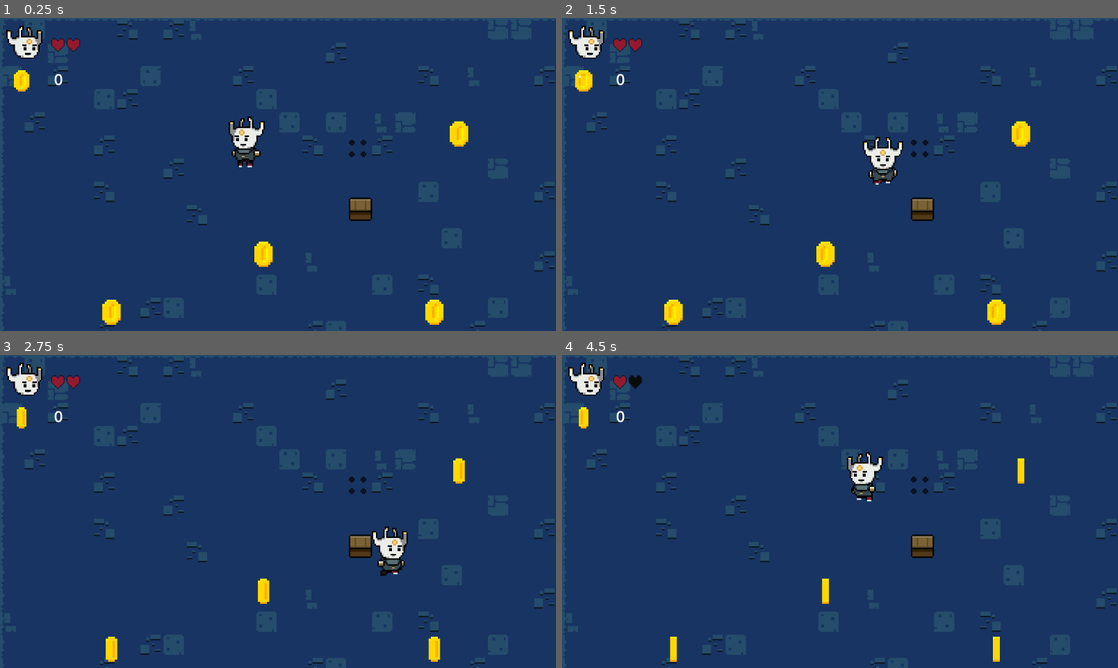
Above: before the commit, frames 1-4 (two rows, left to right).
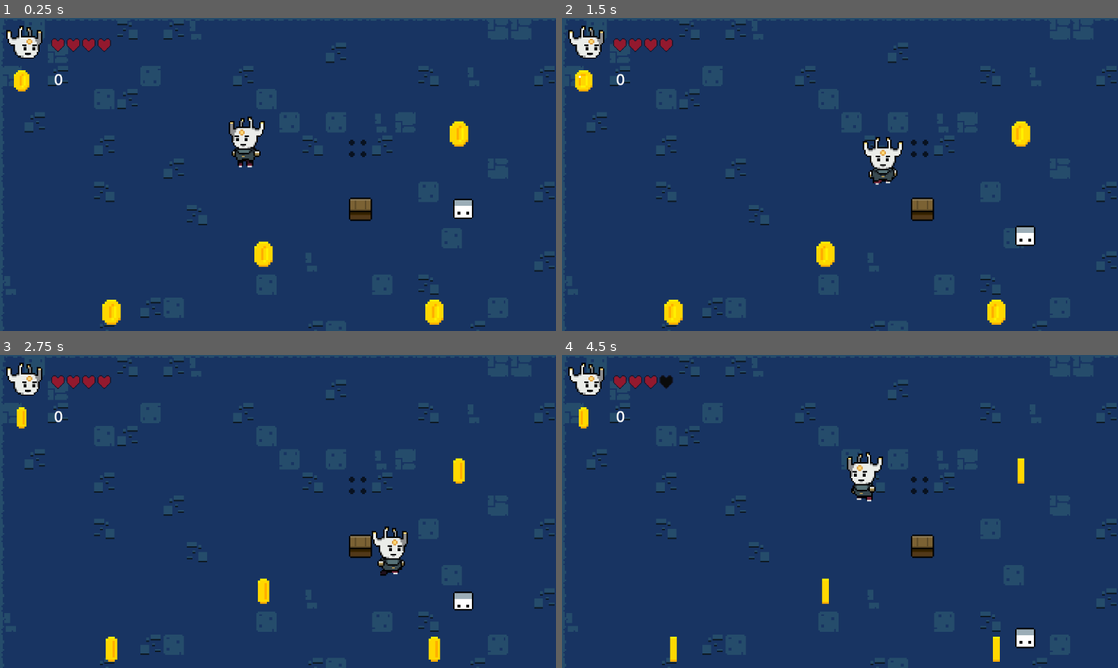
Above: after the commit, the same moments.

Repository: Larbiii-15/godot-4-RBG-2D-Game
Game: Godot game, scene res://Scenes/Levels/main_level.tscn
Two runs of this game, one before a commit and one after it. Both use one fixed random seed, a clock stepped at 60 frames per second and the inputs below.
Inputs:
- Up to frame 1 (0.25 s): no input
- Up to frame 2 (1.5 s): hold Right (ui_right) 0.53-1.28 s; hold Down (ui_down) from 1.28 s (still down)
- Up to frame 3 (2.75 s): release Down (ui_down) at 2.03 s; hold Right (ui_right) from 2.03 s (still down)
- Up to frame 4 (4.5 s): release Right (ui_right) at 2.78 s; hold Up (ui_up) 2.78-3.53 s; hold Left (ui_left) from 3.53 s (still down)

The runs differ from the first frame. In frame 1, 0.4% of the frame differs, in the area x 14-86%, y 6-65%; in frame 2, 0.4%; in frame 3, 0.4%; in frame 4, 0.5%, in the area x 12-86%, y 6-94%.

Commit message:
Création de notre premièr ennemis et de ses animations

Diff:
--- /dev/null
+++ b/Scenes/Enemy/enemy_1.tscn
@@ -0,0 +1,285 @@
+[gd_scene load_steps=12 format=3 uid="uid://uhxu5svsk5cs"]
+
+[ext_resource type="Texture2D" uid="uid://58u4pbewmxbw" path="res://Sprites/Enemies/Enemy-crawl.png" id="1_s0tx2"]
+[ext_resource type="Script" path="res://Scripts/Enemy/enemy_1.gd" id="1_sk2hh"]
+
+[sub_resource type="RectangleShape2D" id="RectangleShape2D_kcsp8"]
+size = Vector2(14, 7)
+
+[sub_resource type="Animation" id="Animation_1mjg6"]
+resource_name = "move_down"
+length = 0.7
+loop_mode = 1
+tracks/0/type = "value"
+tracks/0/imported = false
+tracks/0/enabled = true
+tracks/0/path = NodePath("Sprite2D:frame")
+tracks/0/interp = 1
+tracks/0/loop_wrap = true
+tracks/0/keys = {
+"times": PackedFloat32Array(0, 0.3),
+"transitions": PackedFloat32Array(1, 1),
+"update": 1,
+"values": [0, 1]
+}
+tracks/1/type = "value"
+tracks/1/imported = false
+tracks/1/enabled = true
+tracks/1/path = NodePath("CollisionShape2D:disabled")
+tracks/1/interp = 1
+tracks/1/loop_wrap = true
+tracks/1/keys = {
+"times": PackedFloat32Array(0, 0.7),
+"transitions": PackedFloat32Array(1, 1),
+"update": 1,
+"values": [false, false]
+}
+tracks/2/type = "value"
+tracks/2/imported = false
+tracks/2/enabled = true
+tracks/2/path = NodePath("hitbox/CollisionShape2D:disabled")
+tracks/2/interp = 1
+tracks/2/loop_wrap = true
+tracks/2/keys = {
+"times": PackedFloat32Array(0, 0.7),
+"transitions": PackedFloat32Array(1, 1),
+"update": 1,
+"values": [false, false]
+}
+
+[sub_resource type="Animation" id="Animation_2nyw4"]
+resource_name = "move_up"
+length = 0.7
+loop_mode = 1
+tracks/0/type = "value"
+tracks/0/imported = false
+tracks/0/enabled = true
+tracks/0/path = NodePath("Sprite2D:frame")
+tracks/0/interp = 1
+tracks/0/loop_wrap = true
+tracks/0/keys = {
+"times": PackedFloat32Array(0, 0.3),
+"transitions": PackedFloat32Array(1, 1),
+"update": 1,
+"values": [2, 3]
+}
+tracks/1/type = "value"
+tracks/1/imported = false
+tracks/1/enabled = true
+tracks/1/path = NodePath("CollisionShape2D:disabled")
+tracks/1/interp = 1
+tracks/1/loop_wrap = true
+tracks/1/keys = {
+"times": PackedFloat32Array(0, 0.7),
+"transitions": PackedFloat32Array(1, 1),
+"update": 1,
+"values": [false, false]
+}
+tracks/2/type = "value"
+tracks/2/imported = false
+tracks/2/enabled = true
+tracks/2/path = NodePath("hitbox/CollisionShape2D:disabled")
+tracks/2/interp = 1
+tracks/2/loop_wrap = true
+tracks/2/keys = {
+"times": PackedFloat32Array(0, 0.7),
+"transitions": PackedFloat32Array(1, 1),
+"update": 1,
+"values": [false, false]
+}
+
+[sub_resource type="Animation" id="Animation_nofky"]
+resource_name = "move_left"
+length = 0.7
+loop_mode = 1
+tracks/0/type = "value"
+tracks/0/imported = false
+tracks/0/enabled = true
+tracks/0/path = NodePath("Sprite2D:frame")
+tracks/0/interp = 1
+tracks/0/loop_wrap = true
+tracks/0/keys = {
+"times": PackedFloat32Array(0, 0.3),
+"transitions": PackedFloat32Array(1, 1),
+"update": 1,
+"values": [6, 7]
+}
+tracks/1/type = "value"
+tracks/1/imported = false
+tracks/1/enabled = true
+tracks/1/path = NodePath("CollisionShape2D:disabled")
+tracks/1/interp = 1
+tracks/1/loop_wrap = true
+tracks/1/keys = {
+"times": PackedFloat32Array(0, 0.7),
+"transitions": PackedFloat32Array(1, 1),
+"update": 1,
+"values": [false, false]
+}
+tracks/2/type = "value"
+tracks/2/imported = false
+tracks/2/enabled = true
+tracks/2/path = NodePath("hitbox/CollisionShape2D:disabled")
+tracks/2/interp = 1
+tracks/2/loop_wrap = true
+tracks/2/keys = {
+"times": PackedFloat32Array(0, 0.7),
+"transitions": PackedFloat32Array(1, 1),
+"update": 1,
+"values": [false, false]
+}
+
+[sub_resource type="Animation" id="Animation_3hmvs"]
+resource_name = "move_right"
+length = 0.7
+loop_mode = 1
+tracks/0/type = "value"
+tracks/0/imported = false
+tracks/0/enabled = true
+tracks/0/path = NodePath("Sprite2D:frame")
+tracks/0/interp = 1
+tracks/0/loop_wrap = true
+tracks/0/keys = {
+"times": PackedFloat32Array(0, 0.3),
+"transitions": PackedFloat32Array(1, 1),
+"update": 1,
+"values": [4, 5]
+}
+tracks/1/type = "value"
+tracks/1/imported = false
+tracks/1/enabled = true
+tracks/1/path = NodePath("CollisionShape2D:disabled")
+tracks/1/interp = 1
+tracks/1/loop_wrap = true
+tracks/1/keys = {
+"times": PackedFloat32Array(0, 0.7),
+"transitions": PackedFloat32Array(1, 1),
+"update": 1,
+"values": [false, false]
+}
+tracks/2/type = "value"
+tracks/2/imported = false
+tracks/2/enabled = true
+tracks/2/path = NodePath("hitbox/CollisionShape2D:disabled")
+tracks/2/interp = 1
+tracks/2/loop_wrap = true
+tracks/2/keys = {
+"times": PackedFloat32Array(0, 0.7),
+"transitions": PackedFloat32Array(1, 1),
+"update": 1,
+"values": [false, false]
+}
+
+[sub_resource type="Animation" id="Animation_x1enl"]
+resource_name = "Dead"
+tracks/0/type = "value"
+tracks/0/imported = false
+tracks/0/enabled = true
+tracks/0/path = NodePath("Sprite2D:frame")
+tracks/0/interp = 1
+tracks/0/loop_wrap = true
+tracks/0/keys = {
+"times": PackedFloat32Array(0, 0.1, 0.2, 0.3, 0.4, 0.5, 0.6),
+"transitions": PackedFloat32Array(1, 1, 1, 1, 1, 1, 1),
+"update": 1,
+"values": [8, 9, 10, 11, 12, 13, 14]
+}
+tracks/1/type = "value"
+tracks/1/imported = false
+tracks/1/enabled = true
+tracks/1/path = NodePath("hitbox/CollisionShape2D:disabled")
+tracks/1/interp = 1
+tracks/1/loop_wrap = true
+tracks/1/keys = {
+"times": PackedFloat32Array(0, 1),
+"transitions": PackedFloat32Array(1, 1),
+"update": 1,
+"values": [true, true]
+}
+tracks/2/type = "value"
+tracks/2/imported = false
+tracks/2/enabled = true
+tracks/2/path = NodePath("CollisionShape2D:disabled")
+tracks/2/interp = 1
+tracks/2/loop_wrap = true
+tracks/2/keys = {
+"times": PackedFloat32Array(0, 1),
+"transitions": PackedFloat32Array(1, 1),
+"update": 1,
+"values": [true, true]
+}
+
+[sub_resource type="Animation" id="Animation_03m57"]
+length = 0.001
+tracks/0/type = "value"
+tracks/0/imported = false
+tracks/0/enabled = true
+tracks/0/path = NodePath("Sprite2D:frame")
+tracks/0/interp = 1
+tracks/0/loop_wrap = true
+tracks/0/keys = {
+"times": PackedFloat32Array(0),
+"transitions": PackedFloat32Array(1),
+"update": 1,
+"values": [1]
+}
+tracks/1/type = "value"
+tracks/1/imported = false
+tracks/1/enabled = true
+tracks/1/path = NodePath("CollisionShape2D:disabled")
+tracks/1/interp = 1
+tracks/1/loop_wrap = true
+tracks/1/keys = {
+"times": PackedFloat32Array(0),
+"transitions": PackedFloat32Array(1),
+"update": 1,
+"values": [false]
+}
+tracks/2/type = "value"
+tracks/2/imported = false
+tracks/2/enabled = true
+tracks/2/path = NodePath("hitbox/CollisionShape2D:disabled")
+tracks/2/interp = 1
+tracks/2/loop_wrap = true
+tracks/2/keys = {
+"times": PackedFloat32Array(0),
+"transitions": PackedFloat32Array(1),
+"update": 1,
+"values": [false]
+}
+
+[sub_resource type="AnimationLibrary" id="AnimationLibrary_57i2r"]
+_data = {
+"Dead": SubResource("Animation_x1enl"),
+"RESET": SubResource("Animation_03m57"),
+"move_down": SubResource("Animation_1mjg6"),
+"move_left": SubResource("Animation_nofky"),
+"move_right": SubResource("Animation_3hmvs"),
+"move_up": SubResource("Animation_2nyw4")
+}
+
+[sub_resource type="CircleShape2D" id="CircleShape2D_t1fkw"]
+
+[node name="enemy1" type="CharacterBody2D"]
+script = ExtResource("1_sk2hh")
+
+[node name="Sprite2D" type="Sprite2D" parent="."]
+texture = ExtResource("1_s0tx2")
+hframes = 4
+vframes = 4
+frame = 1
+
+[node name="CollisionShape2D" type="CollisionShape2D" parent="."]
+position = Vector2(0, 3.5)
+shape = SubResource("RectangleShape2D_kcsp8")
+
+[node name="anim" type="AnimationPlayer" parent="."]
+libraries = {
+"": SubResource("AnimationLibrary_57i2r")
+}
+
+[node name="hitbox" type="Area2D" parent="."]
+
+[node name="CollisionShape2D" type="CollisionShape2D" parent="hitbox"]
+shape = SubResource("CircleShape2D_t1fkw")
+debug_color = Color(0.941176, 0.109804, 0.533333, 0.419608)
--- a/Scenes/Levels/main_level.tscn
+++ b/Scenes/Levels/main_level.tscn
@@ -10,6 +10,7 @@
 [ext_resource type="Texture2D" uid="uid://ds8x46avndky0" path="res://Sprites/UI/player_head.png" id="8_luu3r"]
 [ext_resource type="Texture2D" uid="uid://c6a0cp368pprm" path="res://Sprites/UI/HeartSpriteSheet.png" id="9_as14i"]
 [ext_resource type="PackedScene" uid="uid://4lpbeveg4kgy" path="res://Scripts/Danger/spikes.tscn" id="10_c0srq"]
+[ext_resource type="PackedScene" uid="uid://uhxu5svsk5cs" path="res://Scenes/Enemy/enemy_1.tscn" id="11_3nu2g"]
 
 [sub_resource type="TileSetAtlasSource" id="TileSetAtlasSource_k3phj"]
 texture = ExtResource("4_2ecnh")
@@ -327,3 +328,6 @@
 
 [node name="spikes" parent="." instance=ExtResource("10_c0srq")]
 position = Vector2(247, 90)
+
+[node name="enemy1" parent="." instance=ExtResource("11_3nu2g")]
+position = Vector2(320, 128)
--- a/Scenes/Player/player.tscn
+++ b/Scenes/Player/player.tscn
@@ -1,7 +1,13 @@
-[gd_scene load_steps=61 format=3 uid="uid://34jgk8dd3mwt"]
+[gd_scene load_steps=64 format=3 uid="uid://34jgk8dd3mwt"]
 
 [ext_resource type="Script" path="res://Scripts/Player/Player.gd" id="1_boqhh"]
 [ext_resource type="Texture2D" uid="uid://bwniqnmsn02ca" path="res://Sprites/Player/Player-rpg.png" id="2_q3tvb"]
+[ext_resource type="Shader" path="res://Scenes/Shaders/hurt.gdshader" id="2_uu4i2"]
+
+[sub_resource type="ShaderMaterial" id="ShaderMaterial_12rxg"]
+shader = ExtResource("2_uu4i2")
+shader_parameter/flash_color = Color(1, 1, 1, 1)
+shader_parameter/flash_modifier = 0.0
 
 [sub_resource type="RectangleShape2D" id="RectangleShape2D_os2me"]
 size = Vector2(12, 9)
@@ -661,6 +667,9 @@
 [sub_resource type="RectangleShape2D" id="RectangleShape2D_2asrh"]
 size = Vector2(14, 18)
 
+[sub_resource type="CircleShape2D" id="CircleShape2D_3aj3j"]
+radius = 16.0
+
 [node name="Player" type="CharacterBody2D"]
 z_index = 5
 y_sort_enabled = true
@@ -668,6 +677,7 @@
 vitesse = 70
 
 [node name="Sprite2D" type="Sprite2D" parent="."]
+material = SubResource("ShaderMaterial_12rxg")
 texture = ExtResource("2_q3tvb")
 hframes = 12
 vframes = 9
@@ -700,3 +710,12 @@
 position = Vector2(23, 1)
 shape = SubResource("RectangleShape2D_2asrh")
 debug_color = Color(0.929412, 0.184314, 0.486275, 0.419608)
+
+[node name="hitbox" type="Area2D" parent="."]
+collision_mask = 2
+
+[node name="CollisionShape2D" type="CollisionShape2D" parent="hitbox"]
+shape = SubResource("CircleShape2D_3aj3j")
+debug_color = Color(0.94902, 0.211765, 0, 0.419608)
+
+[connection signal="area_entered" from="hitbox" to="." method="_on_hitbox_area_entered"]
--- /dev/null
+++ b/Scenes/Shaders/hurt.gdshader
@@ -0,0 +1,10 @@
+shader_type canvas_item;
+
+uniform vec4 flash_color : source_color = vec4(1.0); //Variable qui stocke les couleurs pour qu'on puisse les modifier pour notre inspecteur lorsque en veut
+uniform float flash_modifier : hint_range(0.0, 1.0) = 1;
+
+void fragment() {
+	vec4 color = texture(TEXTURE, UV); // ici on parle de texture de l'image
+	color.rgb = mix(color.rgb, flash_color.rgb, flash_modifier);
+	COLOR = color;
+}
--- a/Scripts/Data/player_data.gd
+++ b/Scripts/Data/player_data.gd
@@ -2,4 +2,4 @@
 class_name player_data
 
 static var coin = 0
-static var health = 2
+static var health = 4
--- /dev/null
+++ b/Scripts/Enemy/enemy_1.gd
@@ -0,0 +1 @@
+extends entity_movement
--- /dev/null
+++ b/Scripts/Entity/entity.gd
@@ -0,0 +1,48 @@
+extends CharacterBody2D
+class_name entity_movement
+var current_states
+enum enemy_states {MOVEUP, MOVEDOWN, MOVERIGHT, MOVELEFT, DEAD}
+
+var dir # pour déclarer l variable de la direction
+@export var speed = 50
+
+
+func _ready():
+	current_states = enemy_states.MOVEDOWN
+
+
+func _physics_process(delta):
+	match current_states:
+		enemy_states.MOVEDOWN:
+			move_down(delta)
+		enemy_states.MOVEUP:
+			move_up(delta)
+		enemy_states.MOVELEFT:
+			move_left(delta)
+		enemy_states.MOVERIGHT:
+			move_right(delta)
+
+	move_and_slide()
+
+func move_down(delta):
+	Vector2.DOWN # pour que notre ennemie bouge sans le contrôler
+	velocity.y += speed * delta  # bouge sur l'axe vertical Y et multipler par delta pour contrôler la vitesse de notre ennemie
+	velocity.y = clamp(-speed, 15 , speed)  # pour mettre une limite à la vitesse pour qu'il ne dépasse pas
+	$anim.play("move_down")
+func move_up(delta):
+	Vector2.UP # pour que notre ennemie bouge sans le contrôler
+	velocity.y -= speed * delta  # bouge sur l'axe vertical Y et multipler par delta pour contrôler la vitesse de notre ennemie
+	velocity.y = clamp(speed, 15 , -speed)  # pour mettre une limite à la vitesse pour qu'il ne dépasse pas
+	$anim.play("move_up")
+
+func move_left(delta):
+	Vector2.LEFT # pour que notre ennemie bouge sans le contrôler
+	velocity.x -= speed * delta  # bouge sur l'axe vertical Y et multipler par delta pour contrôler la vitesse de notre ennemie
+	velocity.x = clamp(speed, 15 , -speed)  # pour mettre une limite à la vitesse pour qu'il ne dépasse pas
+	$anim.play("move_left")
+
+func move_right(delta):
+	Vector2.RIGHT # pour que notre ennemie bouge sans le contrôler
+	velocity.x += speed * delta  # bouge sur l'axe vertical Y et multipler par delta pour contrôler la vitesse de notre ennemie
+	velocity.x = clamp(-speed, 15 , speed)  # pour mettre une limite à la vitesse pour qu'il ne dépasse pas
+	$anim.play("move_right")
--- a/Scripts/Player/Player.gd
+++ b/Scripts/Player/Player.gd
@@ -56,5 +56,14 @@
 	player_data.health = 4
 	current_states = player_states.MOVE
 	get_tree().reload_current_scene() # va redémarer la scène dans laquelle on se trouve aprés la mort
+
+func flash(): # fonction pour nous démontre que notre joeur est blessé(changement de coleur)
+	$Sprite2D.material.set_shader_parameter("flash_modifier", 1) # donne couleur blanc à mon joeur càd blessé
+	await get_tree().create_timer(0.3).timeout # temps écolué apendant la blesure avant qu'il revient à son état normal
+	$Sprite2D.material.set_shader_parameter("flash_modifier", 0) # couleur 0 càd la couleur normal de notre joeur après qu'il a revenu à son état normal
 func on_states_reset(): # pour changer le state sword en state move aprés la fin d'un cycle d'attaque (right,left,up,down)
 	current_states = player_states.MOVE
+
+
+func _on_hitbox_area_entered(area):
+	flash()
Not shown: 1 places in Scenes/Levels/main_level.tscn that only renumber resources
